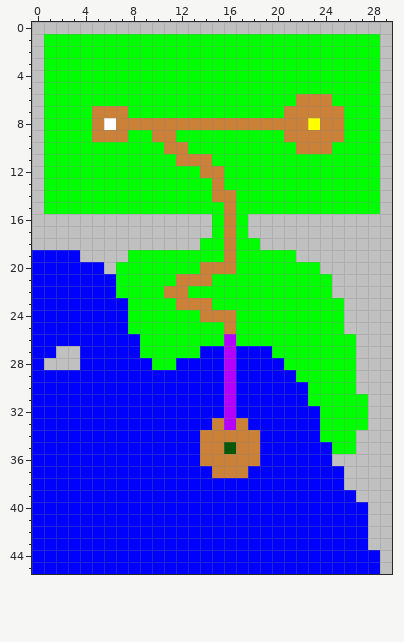
One commit to this pixel-art sprite: assets/images/levels/level0.png. That is the earlier state.
The file is 30x46 pixels.
Now the later version:
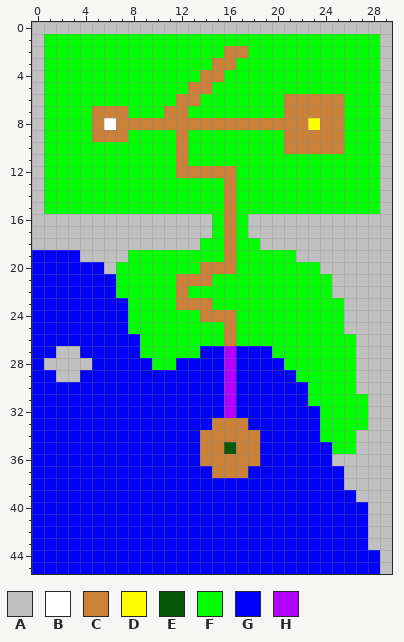
Palette (. is transparent): A #c0c0c0  B #ffffff  C #cb8138  D #ffff00  E #095809  F #00ff00  G #0000ff  H #b300ff
The exact change:
@@ x 8..27 @@
  1 FFFFFFFFFFFFFFFFFFFF
- 2 FFFFFFFFFFFFFFFFFFFF
- 3 FFFFFFFFFFFFFFFFFFFF
- 4 FFFFFFFFFFFFFFFFFFFF
- 5 FFFFFFFFFFFFFFFFFFFF
- 6 FFFFFFFFFFFFFFCCCFFF
- 7 FFFFFFFFFFFFFCCCCCFF
+ 2 FFFFFFFFCCFFFFFFFFFF
+ 3 FFFFFFFCCFFFFFFFFFFF
+ 4 FFFFFFCCFFFFFFFFFFFF
+ 5 FFFFFCCFFFFFFFFFFFFF
+ 6 FFFFCCFFFFFFFCCCCCFF
+ 7 FFFCCFFFFFFFFCCCCCFF
  8 CCCCCCCCCCCCCCCDCCFF
- 9 FFCCFFFFFFFFFCCCCCFF
-10 FFFCCFFFFFFFFFCCCFFF
-11 FFFFCCCFFFFFFFFFFFFF
-12 FFFFFFCCFFFFFFFFFFFF
-13 FFFFFFFCFFFFFFFFFFFF
-14 FFFFFFFCCFFFFFFFFFFF
+ 9 FFFFCFFFFFFFFCCCCCFF
+10 FFFFCFFFFFFFFCCCCCFF
+11 FFFFCFFFFFFFFFFFFFFF
+12 FFFFCCCCCFFFFFFFFFFF
+13 FFFFFFFFCFFFFFFFFFFF
+14 FFFFFFFFCFFFFFFFFFFF
 15 FFFFFFFFCFFFFFFFFFFF
@@ x 9..13 @@
 21 FFFCC
-22 FFCCF
+22 FFFCF
 23 FFFCC
@@ x 0..18 @@
 25 GGGGGGGGFFFFFFFFCFF
-26 GGGGGGGGGFFFFFFFHFF
+26 GGGGGGGGGFFFFFFFCFF
 27 GGAAGGGGGFFFFFGGHGG
-28 GAAAGGGGGGFFGGGGHGG
-29 GGGGGGGGGGGGGGGGHGG
+28 GAAAAGGGGGFFGGGGHGG
+29 GGAAGGGGGGGGGGGGHGG
 30 GGGGGGGGGGGGGGGGHGG
@@ x 14..18 @@
 32 GGHGG
-33 GCHCG
+33 GCCCG
 34 CCCCC
